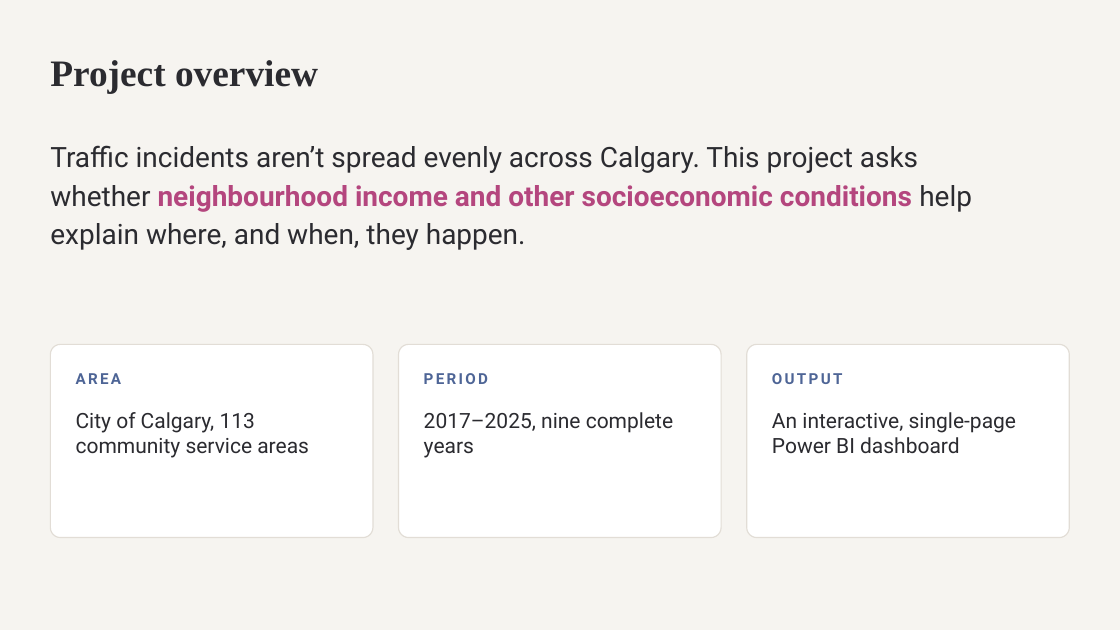
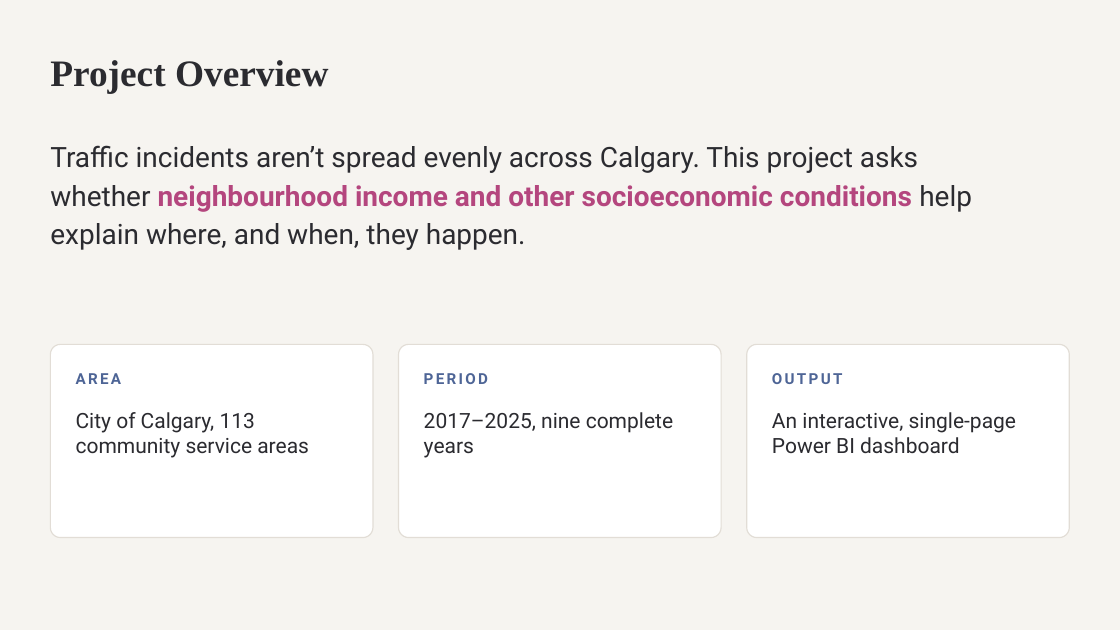
Before and after one commit to AdrianJulve/calgary-traffic-dashboard, a slide deck: slide 2 of Calgary Traffic Midpoint Presentation.pptx. Drawn at 1120x630 pixels with LibreOffice and Linux fonts; fonts in the diff are those of the drawing. Boxes give left, top, right and bottom in pixels: in the first picture for what was removed or moved away, otherwise in the second. Text is boxed around its words. In the diff, an @@ line names an element or a change of style, - is before the commit and + after.

Commit message:
added rest of group member names; added references; fixed title capitalization

```diff
--- a/Calgary Traffic Midpoint Presentation.pptx
+++ b/Calgary Traffic Midpoint Presentation.pptx
@@ title at bbox=[50, 60, 328, 93]: text changed @@
-Project overview
+Project Overview
```
Also in this commit, not shown: 7 other slides changed, 1 slide added.
